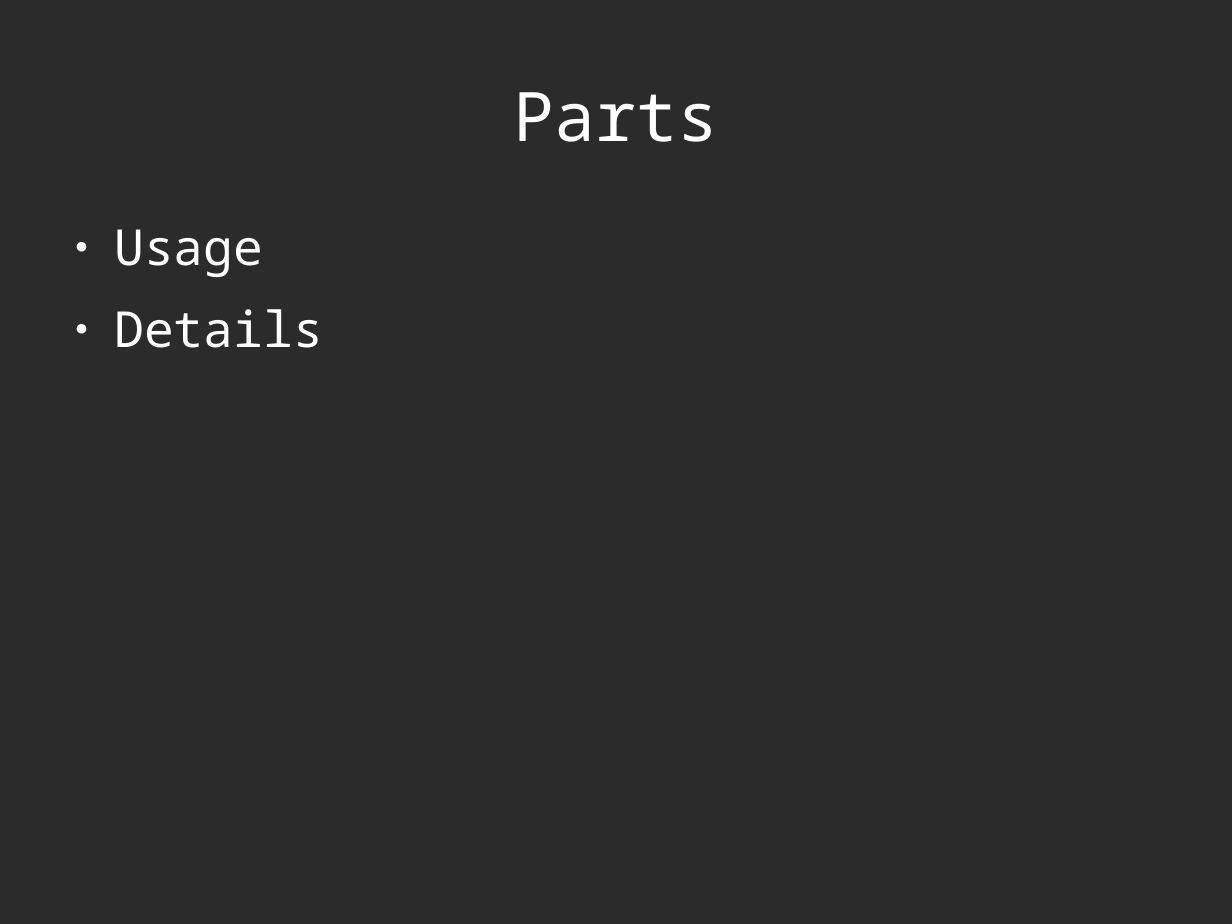
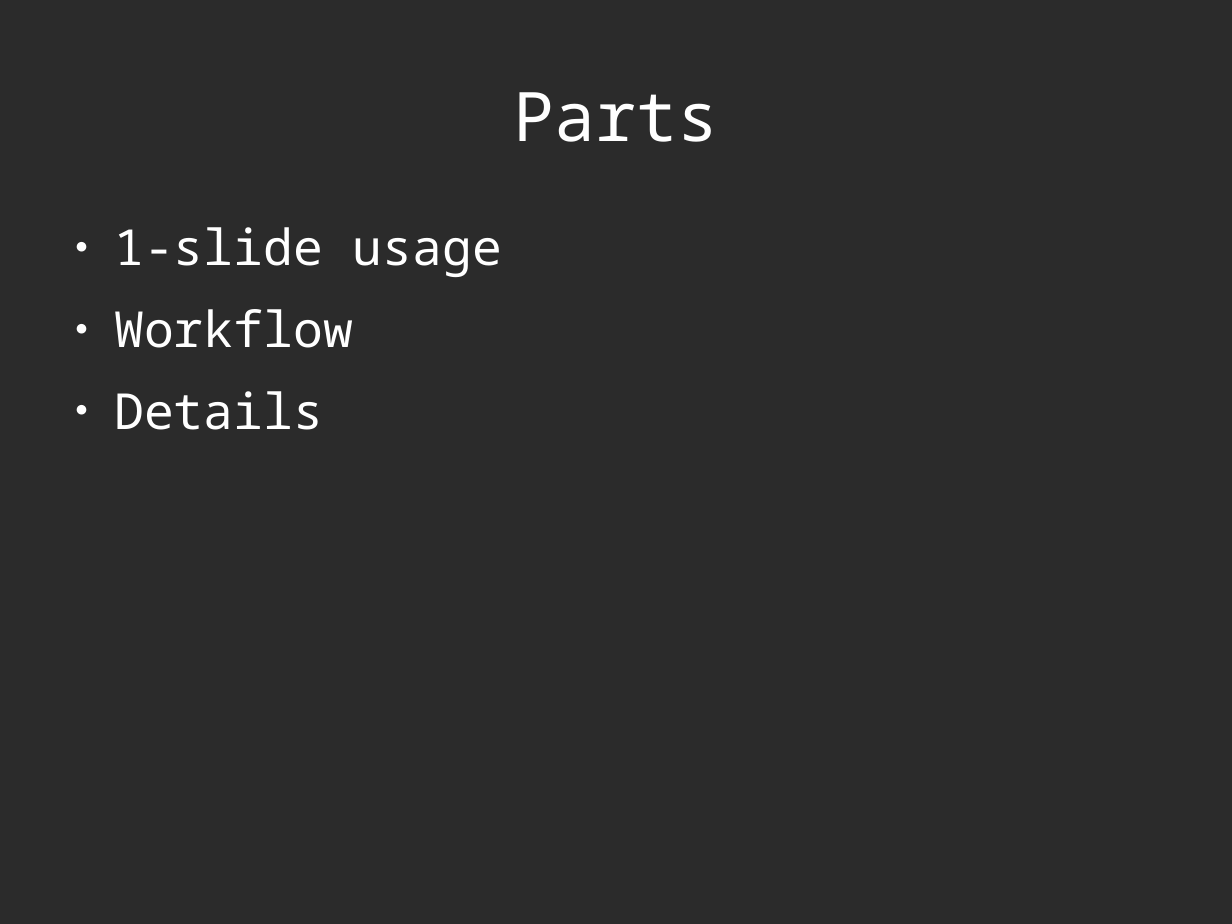
Before and after one commit to richelbilderbeek/Science, a slide deck: slide 3 of Bilderbeek2016Beast/Beast2.odp. Drawn at 1232x924 pixels with LibreOffice and Linux fonts; fonts in the diff are those of the drawing; background and template pictures are left out; a plain dark background stands for a picture behind light text. Boxes give left, top, right and bottom in pixels: in the first picture for what was removed or moved away, otherwise in the second. Text is boxed around its words. In the diff, an @@ line names an element or a change of style, - is before the commit and + after.

```diff
--- a/Bilderbeek2016Beast/Beast2.odp
+++ b/Bilderbeek2016Beast/Beast2.odp
@@ text at bbox=[114, 227, 502, 348]: text changed @@
-● Usage
+● 1-slide usage
+● Workflow
```
Also in this commit, not shown: 11 other slides changed, 13 slides added, 5 slides removed, 13 other files.
